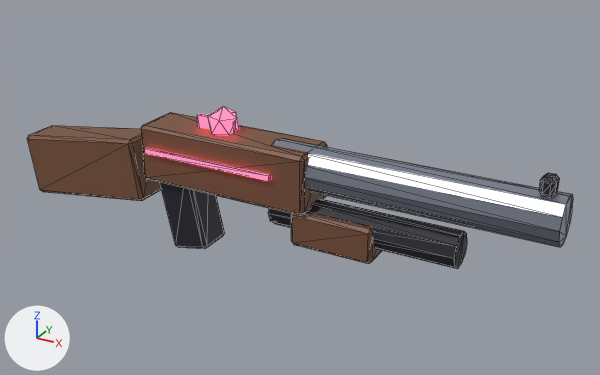
Two versions of the FBX model roblox/games/gun-forge/art/blender/guns/shotgun_r5.fbx, one commit apart.
Camera for both pictures: a camera (50 mm lens) standing at (5.67, -7.5, 4.21) and looking at (1.42, 0.23, 0.34). The lights are fixed; the arrows at lower left show +X, +Y and +Z. The first picture is the older version. Mesh edges are drawn as thin lines.

The first picture shows 'Shotgun_R5'.
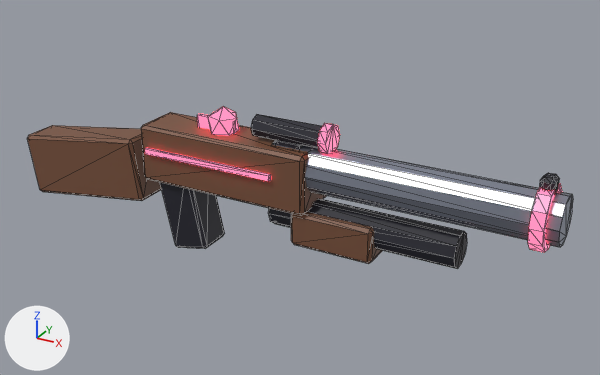
What differs and where, as boxes (x1, y1, x2, y2) in the pictures (600 x 375 px):
part 1 of me_cube, added (red)
    after: (528, 184, 562, 252)
part 2 of me_cube, added (black)
    after: (251, 114, 322, 148)
part 3 of me_cube, added (red)
    after: (317, 123, 340, 154)
part 4 of me_cube, added (mostly hidden)
    after: (276, 140, 303, 150)

Patch to the scene script:
```diff
--- a/roblox/games/gun-forge/art/blender/guns/shotgun_r5.fbx.py
+++ b/roblox/games/gun-forge/art/blender/guns/shotgun_r5.fbx.py
@@ me_cube @@
 # used by ob_shotgun_r5; location = (0.0, 0.0, 0.0)
-me_cube.from_pydata(...)  # 200 vertices, 356 faces; spans x -2.42..4.45, y -0.34..0.34, z -0.62..1.25
+me_cube.from_pydata(...)  # 280 vertices, 492 faces; spans x -2.42..4.45, y -0.34..0.34, z -0.62..1.27
+# me_cube part 1: a new loose piece, a 12-sided cylinder along x spanning x 4.18..4.32, y -0.34..0.34, z 0.38..1.06, in mat_gunaccent (red #ff4f6a, glowing red #ff4f6a)
+# me_cube part 2: a new loose piece, an 8-sided cylinder along x spanning x 1.0..1.9, y -0.13..0.13, z 0.97..1.23, in mat_gundark (black #1f1f2b)
+# me_cube part 3: a new loose piece, an 8-sided cylinder along x spanning x 1.85..1.95, y -0.17..0.17, z 0.93..1.27, in mat_gunaccent (red #ff4f6a, glowing red #ff4f6a)
+# me_cube part 4: a new loose piece, a box spanning x 1.3..1.6, y -0.1..0.1, z 0.8..1.0, in mat_gundark (black #1f1f2b)
+# other edits to the shape of me_cube do not show in these pictures
 me_cube.materials.append(mat_gunbody)
```
